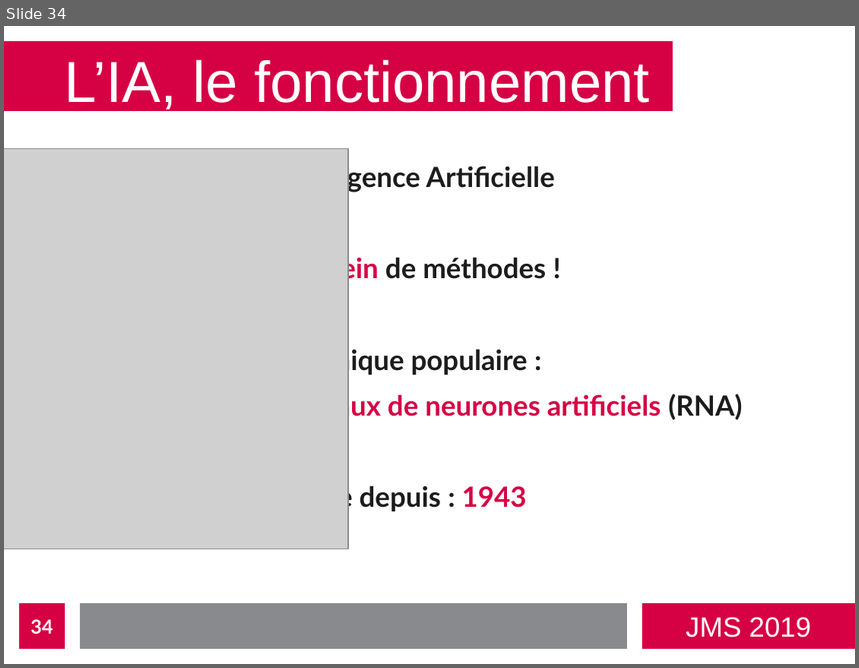
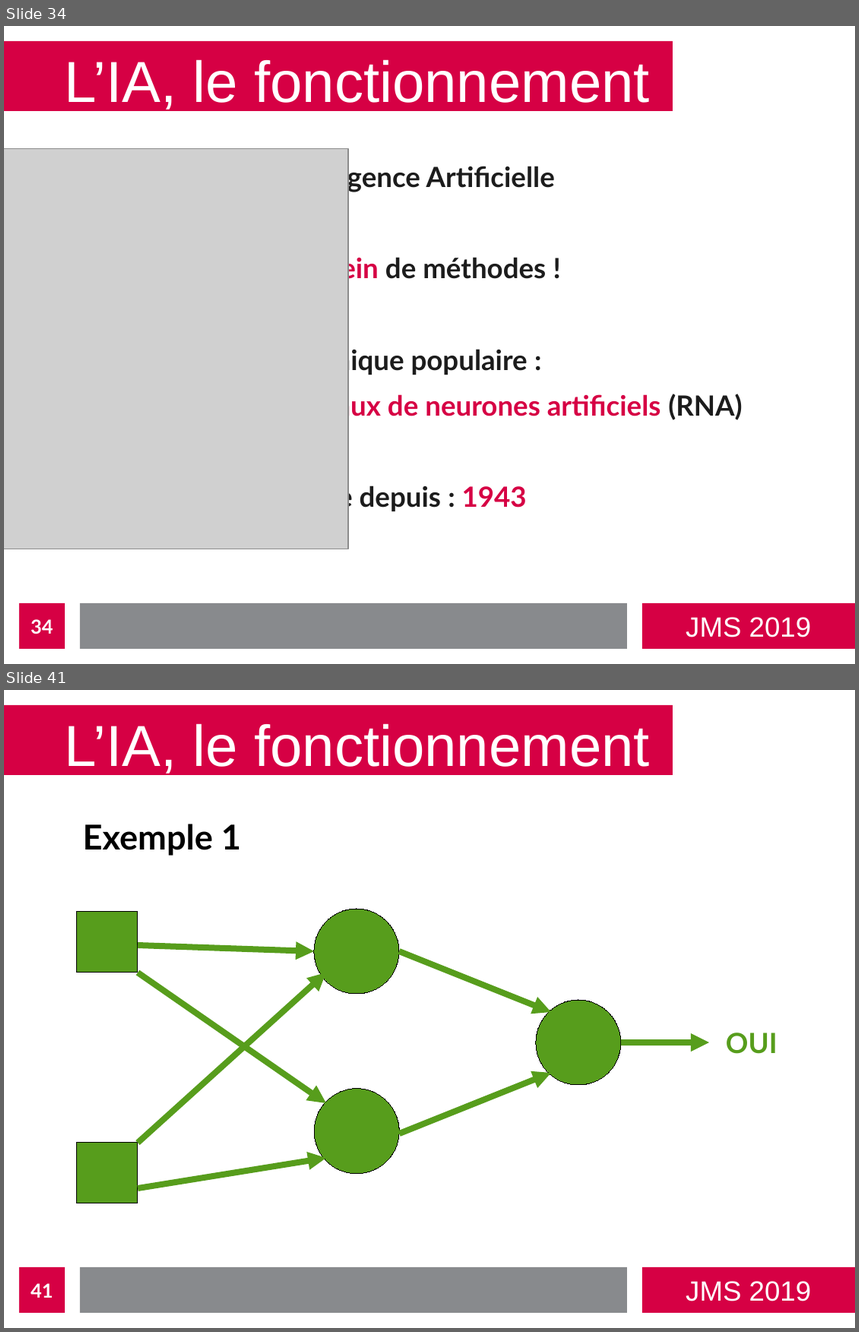
Before and after one commit to bastienvanderplaetse/JMS-2019, a slide deck: presentation-expanded.odp. Shown one above the other, each under a label of ours: slide 34 before the commit, slides 34 and 41 after it; the slides between them are not shown. The pictures are 859x668 and 859x1332 pixels, drawn with LibreOffice and Linux fonts; fonts in the diff are those of the drawing; grey boxes stand for pictures. Boxes give left, top, right and bottom in pixels: in the first picture for what was removed or moved away, otherwise in the second. Text is boxed around its words. In the diff, an @@ line names an element or a change of style, - is before the commit and + after.

Commit message:
Exemple RNA

```diff
--- a/presentation-expanded.odp
+++ b/presentation-expanded.odp
@@ slide 41 added at <box>4,690,855,1328</box>, background #FFFFFF; not listed: 4 template elements that a slide beside it also shows @@
@@ title added at <box>65,723,650,777</box>, 54 pt, text #FFFFFF @@
+L’IA, le fonctionnement
@@ text added at <box>83,824,241,856</box>, 32 pt, text #000000, bold @@
+Exemple 1
@@ rectangle added at <box>77,912,138,973</box>, fill #579D1C, outline #000000 0 pt @@
@@ ellipse added at <box>315,909,399,993</box>, fill #579D1C, outline #000000 0 pt @@
@@ arrow added from (138, 945) to (315, 952), #579D1C 5.67 pt @@
@@ arrow added from (399, 952) to (552, 1012), #579D1C 5.67 pt @@
@@ arrow added from (138, 973) to (326, 1103), #579D1C 5.67 pt @@
@@ arrow added from (138, 1144) to (326, 973), #579D1C 5.67 pt @@
@@ ellipse added at <box>536,1001,621,1085</box>, fill #579D1C, outline #000000 0 pt @@
@@ arrow added from (621, 1043) to (709, 1043), #579D1C 5.67 pt @@
@@ text added at <box>726,1033,778,1054</box>, 26 pt, text #579D1C, bold @@
+OUI
@@ arrow added from (399, 1134) to (552, 1073), #579D1C 5.67 pt @@
@@ ellipse added at <box>315,1088,399,1173</box>, fill #579D1C, outline #000000 0 pt @@
@@ rectangle added at <box>77,1144,138,1205</box>, fill #579D1C, outline #000000 0 pt @@
@@ arrow added from (138, 1189) to (326, 1158), #579D1C 5.67 pt @@
@@ page number added at <box>19,1268,65,1313</box>, fill #D60044, 18 pt, text #FFFFFF, bold @@
+41
```
Also in this commit, not shown: 1 slide changed, 11 other slides added, 2 other files.
